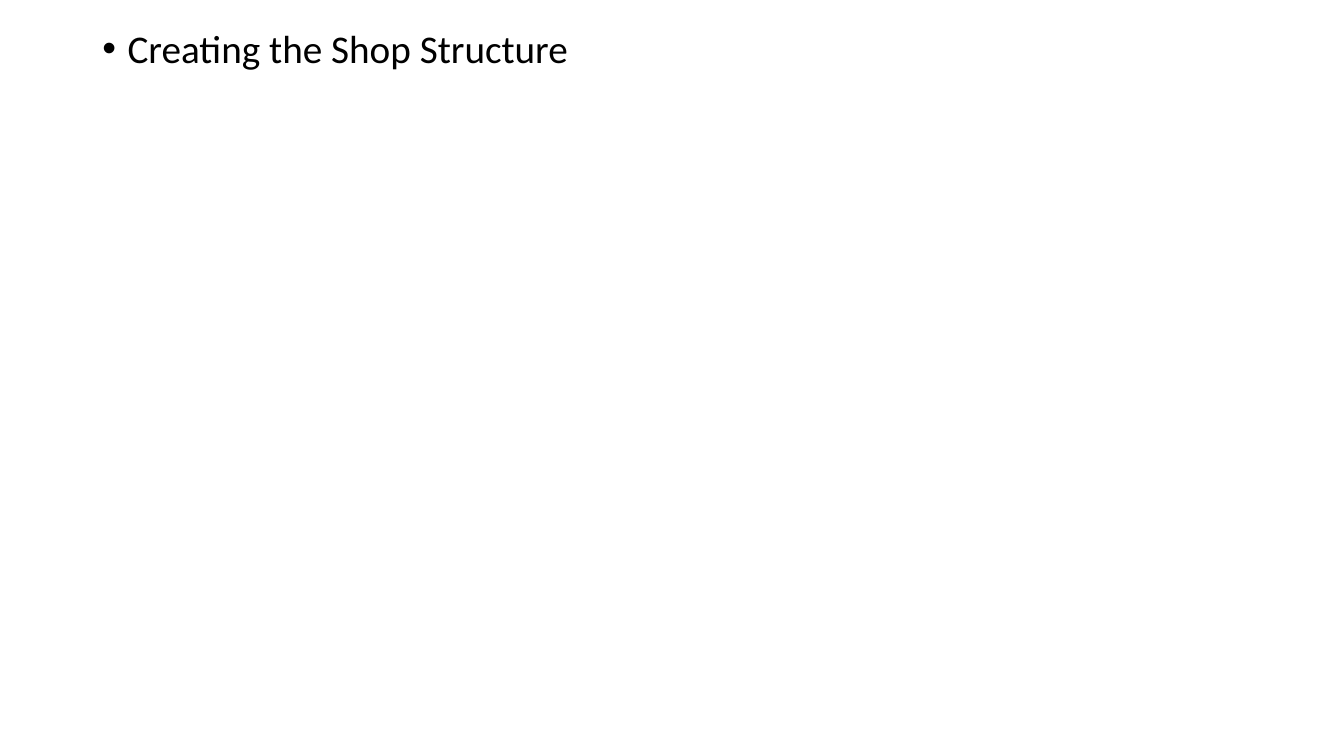
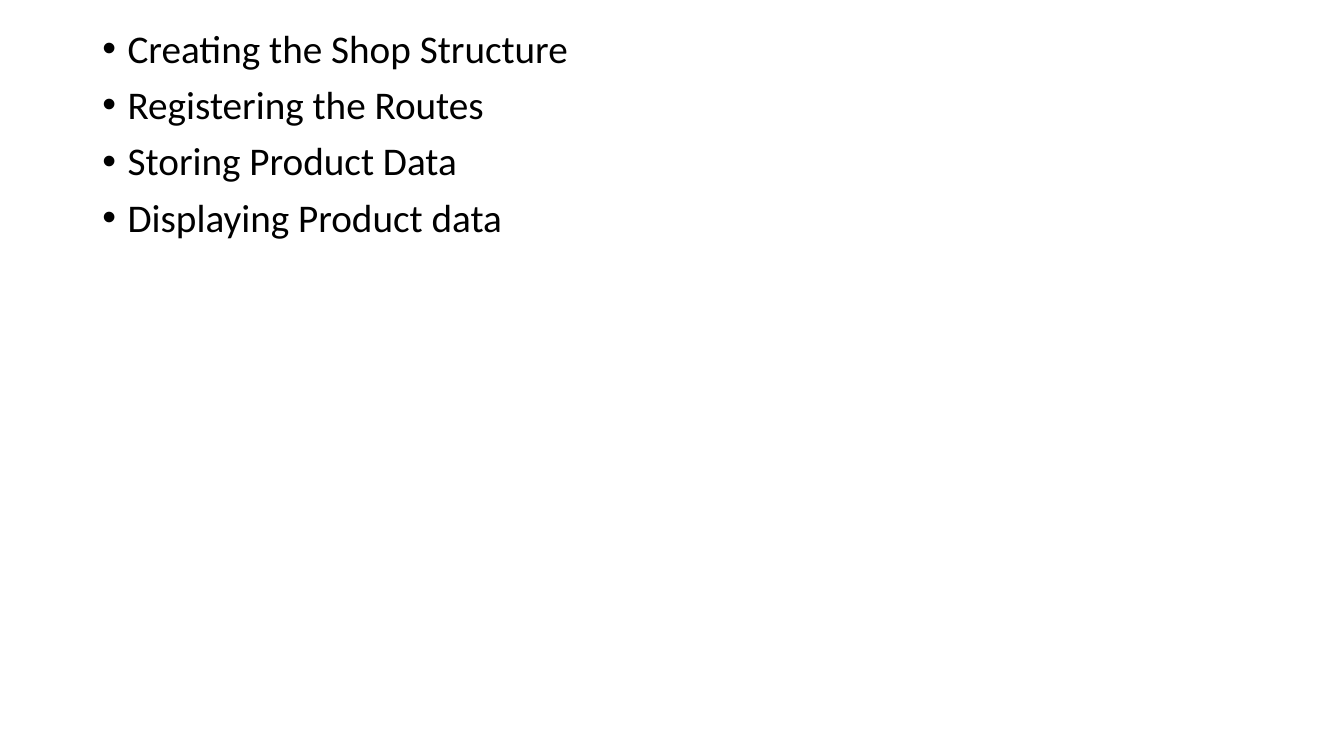
Before and after one commit to PiyushChaturvedii/Batch04, a slide deck: slide 61 of What is Node.pptx. Drawn at 1344x756 pixels with LibreOffice and Linux fonts; fonts in the diff are those of the drawing. Boxes give left, top, right and bottom in pixels: in the first picture for what was removed or moved away, otherwise in the second. Text is boxed around its words. In the diff, an @@ line names an element or a change of style, - is before the commit and + after.

```diff
--- a/What is Node.pptx
+++ b/What is Node.pptx
@@ text at box(128, 91, 502, 239): paragraphs added @@
+• Registering the Routes
+• Storing Product Data
+• Displaying Product data
```
Also in this commit, not shown: 27 other files.
